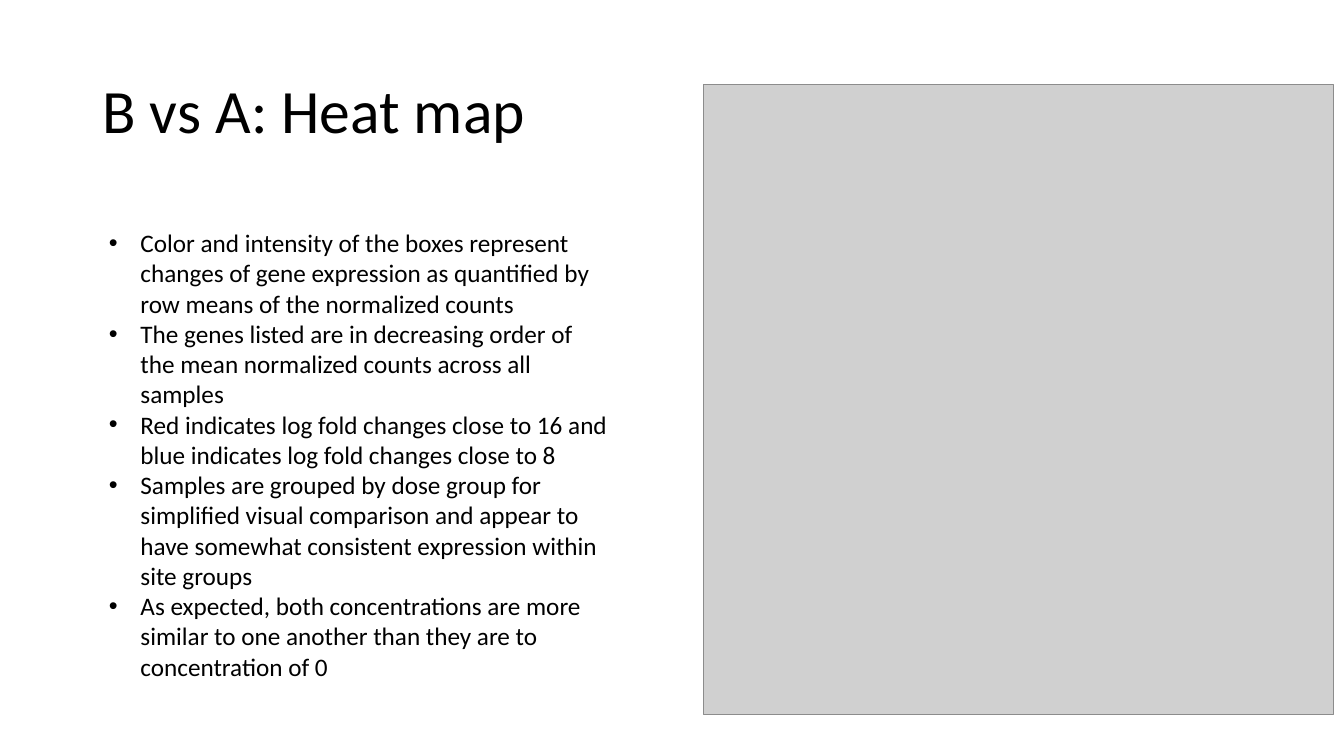
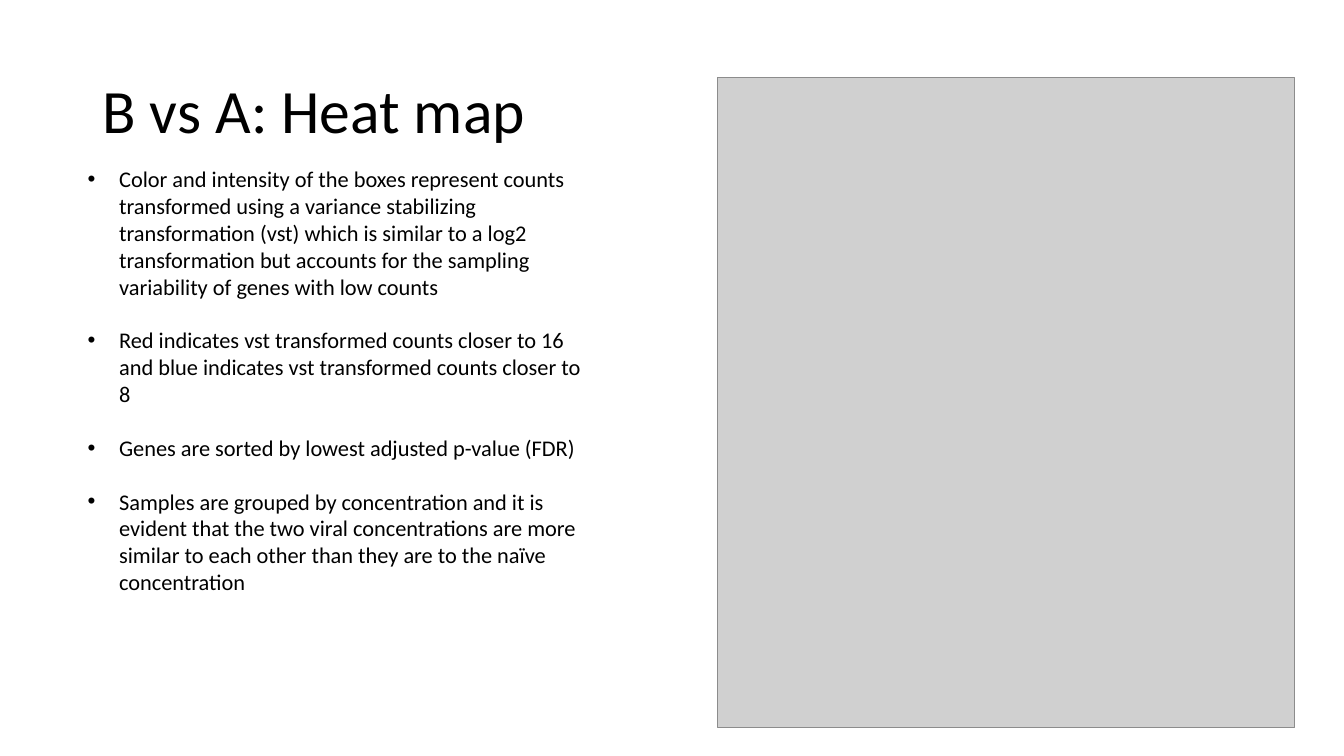
Before and after one commit to EmoryIntegratedComputationalCore/SSU11755, a slide deck: slide 14 of SSU11755_RNAseqsummary_01032020.pptx. Drawn at 1344x756 pixels with LibreOffice and Linux fonts; fonts in the diff are those of the drawing; grey boxes stand for pictures. Boxes give left, top, right and bottom in pixels: in the first picture for what was removed or moved away, otherwise in the second. Text is boxed around its words. In the diff, an @@ line names an element or a change of style, - is before the commit and + after.

```diff
--- a/SSU11755_RNAseqsummary_01032020.pptx
+++ b/SSU11755_RNAseqsummary_01032020.pptx
@@ picture: place and size @@
-picture at [704,85,1334,715]
+picture at [718,78,1295,728]
@@ text at [119,171,580,590]: text changed; size 18 to 16 pt @@
-• Color and intensity of the boxes represent changes of gene expression as quantified by row means of the normalized counts
-• The genes listed are in decreasing order of the mean normalized counts across all samples
-• Red indicates log fold changes close to 16 and blue indicates log fold changes close to 8
-• Samples are grouped by dose group for simplified visual comparison and appear to have somewhat consistent expression within site groups
-• As expected, both concentrations are more similar to one another than they are to concentration of 0
+• Color and intensity of the boxes represent counts transformed using a variance stabilizing transformation (vst) which is similar to a log2 transformation but accounts for the sampling variability of genes with low counts
+• Red indicates vst transformed counts closer to 16 and blue indicates vst transformed counts closer to 8
+• Genes are sorted by lowest adjusted p-value (FDR)
+• Samples are grouped by concentration and it is evident that the two viral concentrations are more similar to each other than they are to the naïve concentration
```
Also in this commit, not shown: 2 slides added, 8 other files.
